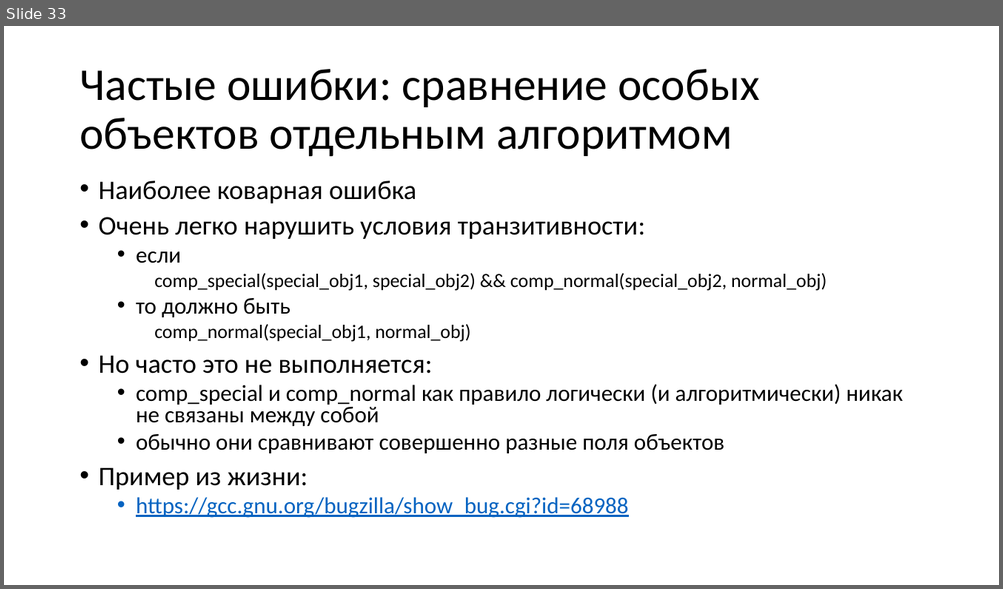
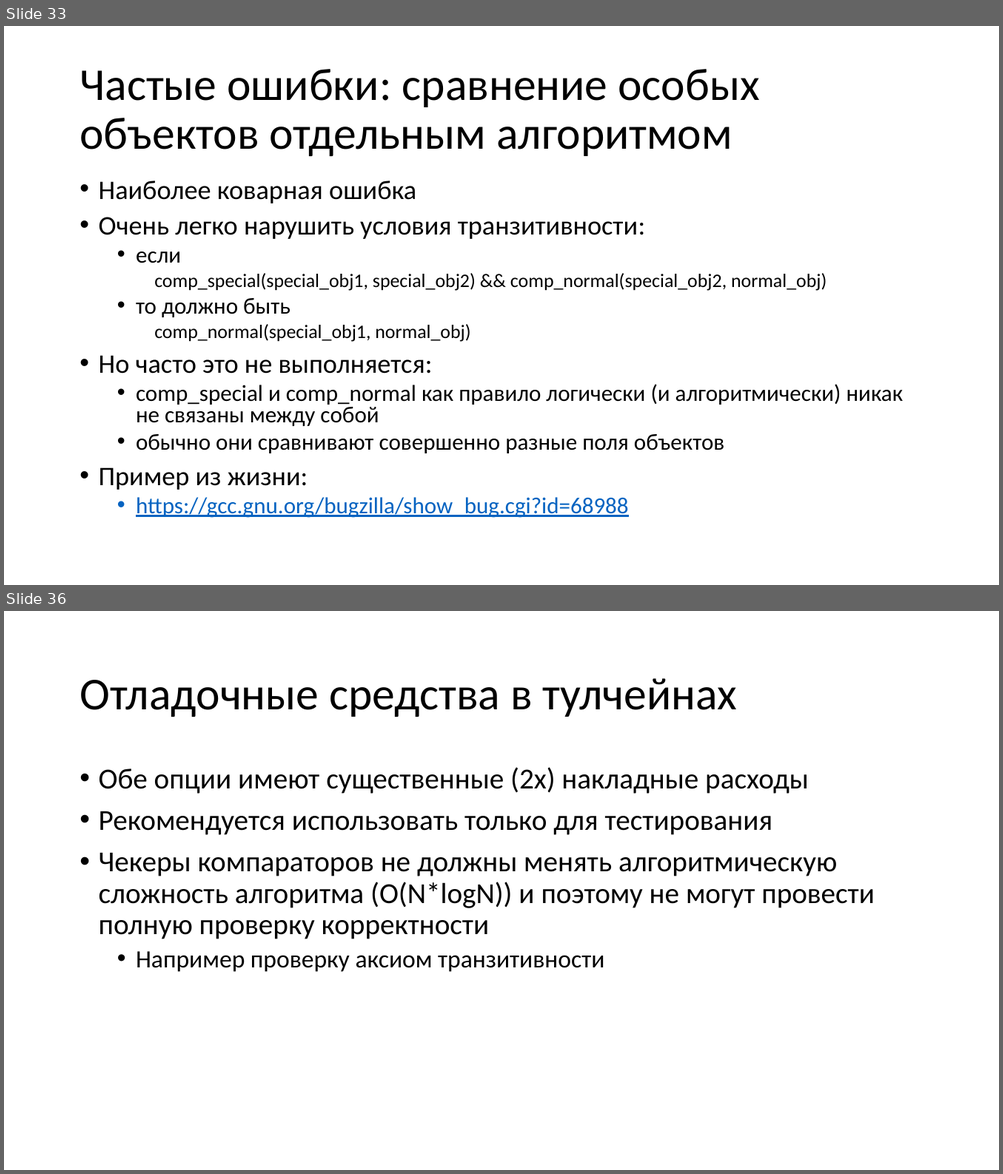
Before and after one commit to yugr/CppRussia, a slide deck: 2023/RU.pptx. Shown one above the other, each under a label of ours: slide 33 before the commit, slides 33 and 36 after it; the slides between them are not shown. The pictures are 1003x589 and 1003x1174 pixels, drawn with LibreOffice and Linux fonts; fonts in the diff are those of the drawing. Boxes give left, top, right and bottom in pixels: in the first picture for what was removed or moved away, otherwise in the second. Text is boxed around its words. In the diff, an @@ line names an element or a change of style, - is before the commit and + after.

```diff
--- a/2023/RU.pptx
+++ b/2023/RU.pptx
@@ slide 36 added at (4, 611, 999, 1170), background #FFFFFF @@
@@ title added at (79, 678, 737, 717), 44 pt, text #000000 @@
+Отладочные средства в тулчейнах
@@ text added at (99, 767, 874, 972), 28 pt, text #000000 @@
+• Обе опции имеют существенные (2x) накладные расходы
+• Рекомендуется использовать только для тестирования
+• Чекеры компараторов не должны менять алгоритмическую сложность алгоритма (O(N*logN)) и поэтому не могут провести полную проверку корректности
+  • Например проверку аксиом транзитивности
```
Also in this commit, not shown: 1 slide changed, 10 other slides added, 1 other file.
